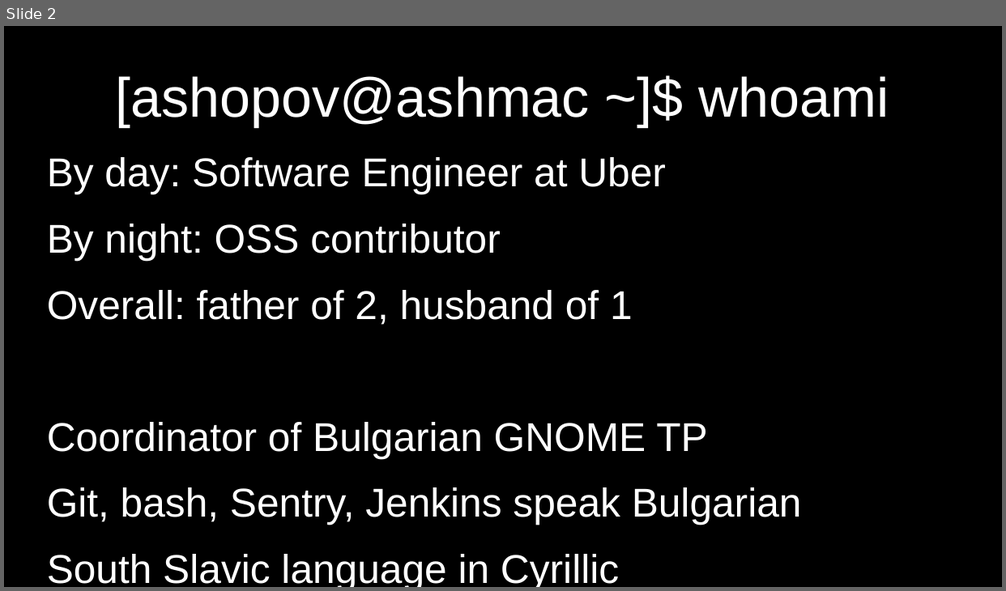
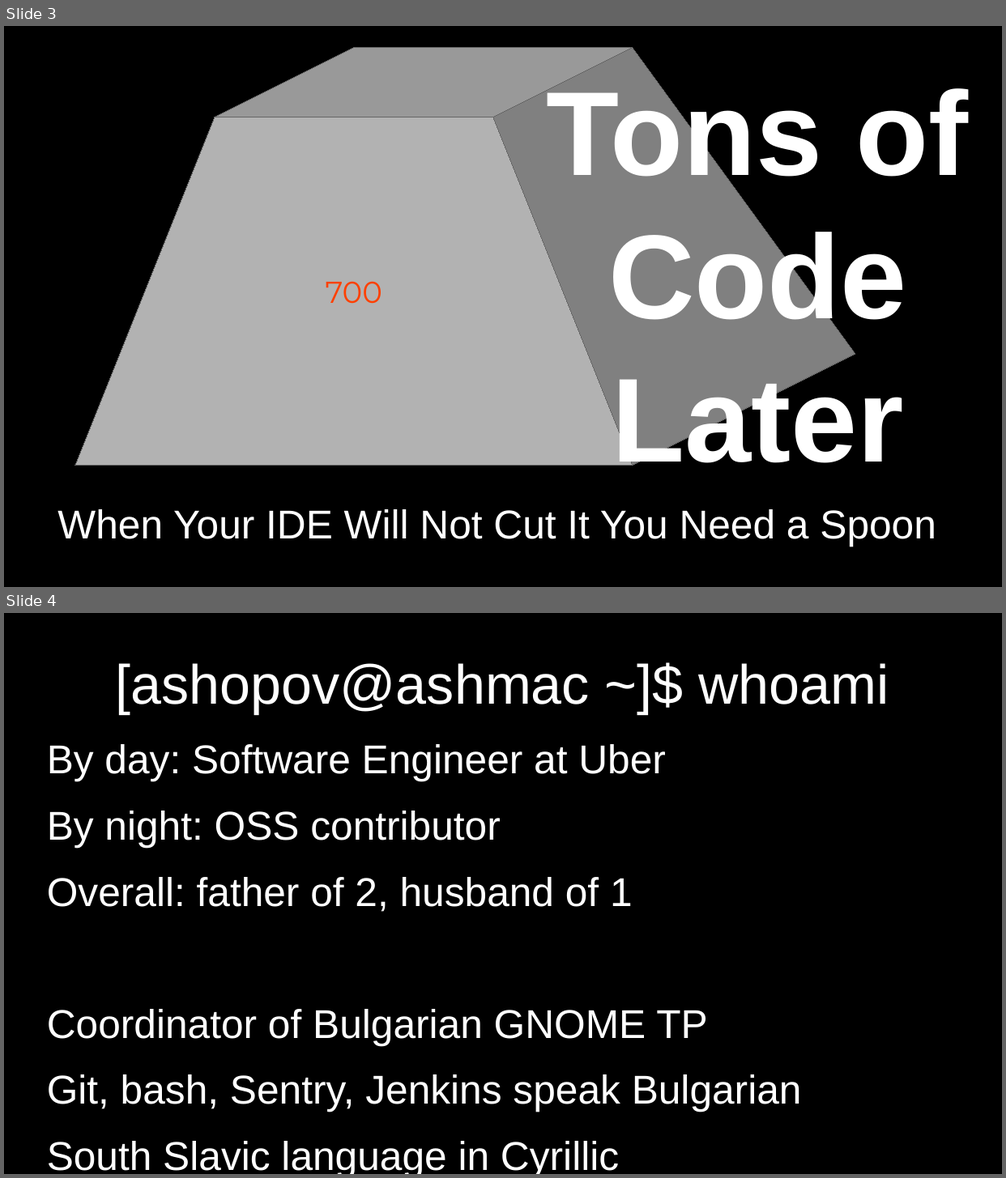
Before and after one commit to alshopov/spoonerism, a slide deck: doc/700TonsOfCodeLater.odp. Shown one above the other, each under a label of ours: slide 2 before the commit, slides 3 and 4 after it. The pictures are 1006x591 and 1006x1178 pixels, drawn with LibreOffice and Linux fonts; fonts in the diff are those of the drawing. Boxes give left, top, right and bottom in pixels: in the first picture for what was removed or moved away, otherwise in the second. Text is boxed around its words. In the diff, an @@ line names an element or a change of style, - is before the commit and + after.

```diff
--- a/doc/700TonsOfCodeLater.odp
+++ b/doc/700TonsOfCodeLater.odp
@@ slide 3 added at (4, 26, 1002, 587), background #000000 @@
@@ title added at (547, 80, 969, 484), 95 pt, text #FFFFFF, bold @@
+Tons of Code Later
@@ group added at (75, 48, 855, 466): 3 freeform shapes, 1 text @@
+700
@@ text added at (57, 510, 936, 546), 32 pt, text #FFFFFF @@
+When Your IDE Will Not Cut It You Need a Spoon
@@ what was slide 2 is now slide 4 @@
```
Also in this commit, not shown: 6 slides changed, 2 other slides added.
